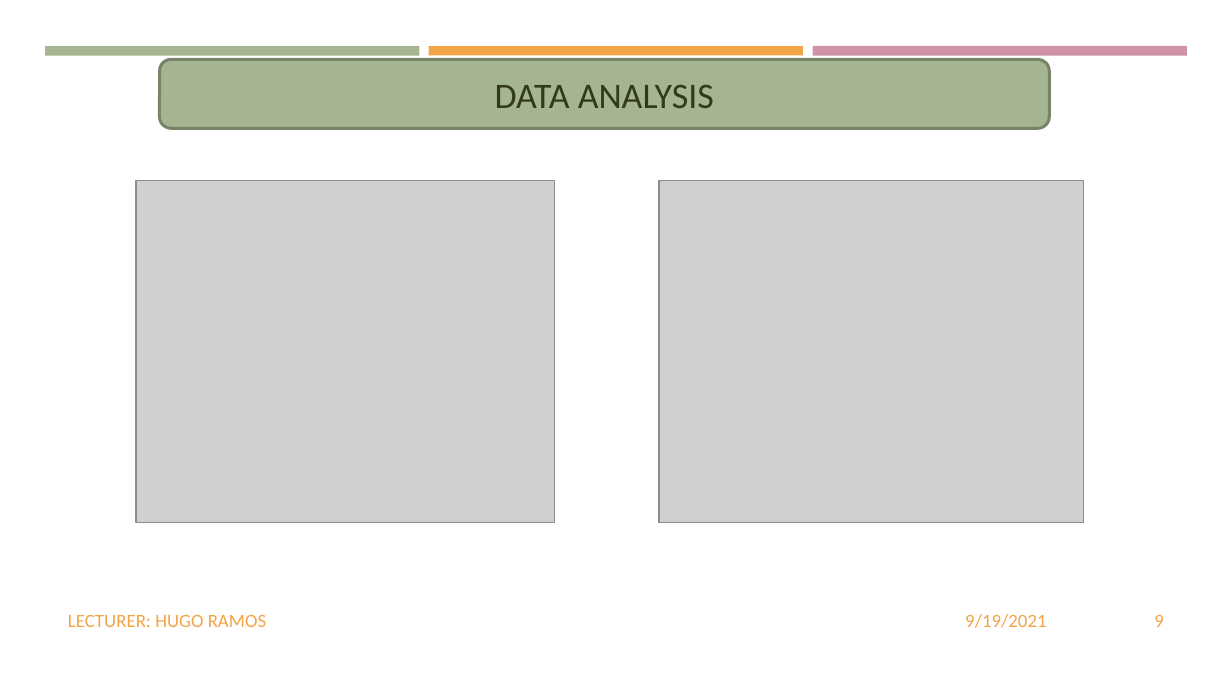
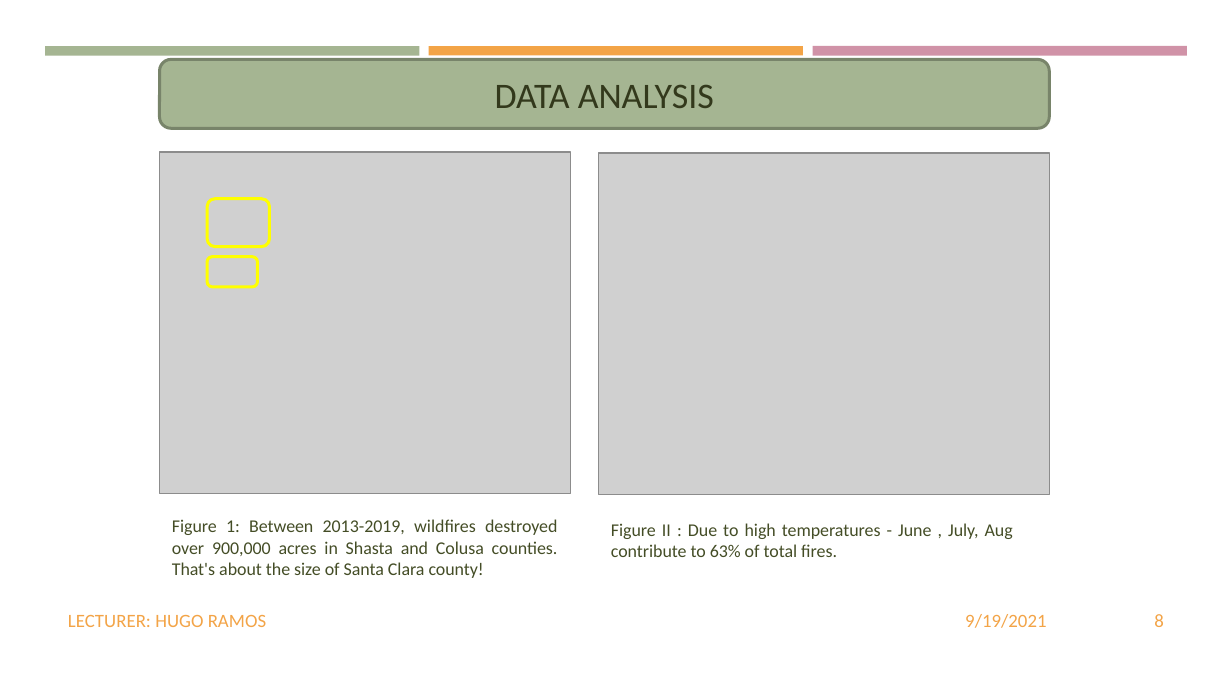
Before and after one commit to dhivyapadmanaban/California_Wildfires, a slide deck: slide 8 of Presentation/CALIFORNIA WILDFIRES.pptx (slide 9 before the commit). Drawn at 1232x693 pixels with LibreOffice and Linux fonts; fonts in the diff are those of the drawing; grey boxes stand for pictures. Boxes give left, top, right and bottom in pixels: in the first picture for what was removed or moved away, otherwise in the second. Text is boxed around its words. In the diff, an @@ line names an element or a change of style, - is before the commit and + after.

```diff
--- a/Presentation/CALIFORNIA WILDFIRES.pptx
+++ b/Presentation/CALIFORNIA WILDFIRES.pptx
@@ picture resized from (x1=136, y1=181, x2=554, y2=522) to (x1=160, y1=152, x2=570, y2=493) @@
@@ picture resized from (x1=659, y1=181, x2=1083, y2=522) to (x1=599, y1=153, x2=1050, y2=494) @@
@@ rounded rectangle added at (x1=207, y1=198, x2=270, y2=246), outline #FFFF00 1.75 pt @@
@@ rounded rectangle added at (x1=207, y1=256, x2=257, y2=286), outline #FFFF00 1.75 pt @@
@@ text added at (x1=172, y1=519, x2=558, y2=578), 10.5 pt, text #444D26 @@
+Figure 1: Between 2013-2019, wildfires destroyed over 900,000 acres in Shasta and Colusa counties. That's about the size of Santa Clara county!
@@ text added at (x1=611, y1=523, x2=1013, y2=557), 10.5 pt, text #444D26 @@
+Figure II : Due to high temperatures - June , July, Aug contribute to 63% of total fires.
@@ page number at (x1=1154, y1=614, x2=1164, y2=627): text changed @@
-9
+8
```
Also in this commit, not shown: 3 other slides changed, 2 slides removed, 1 other file.
